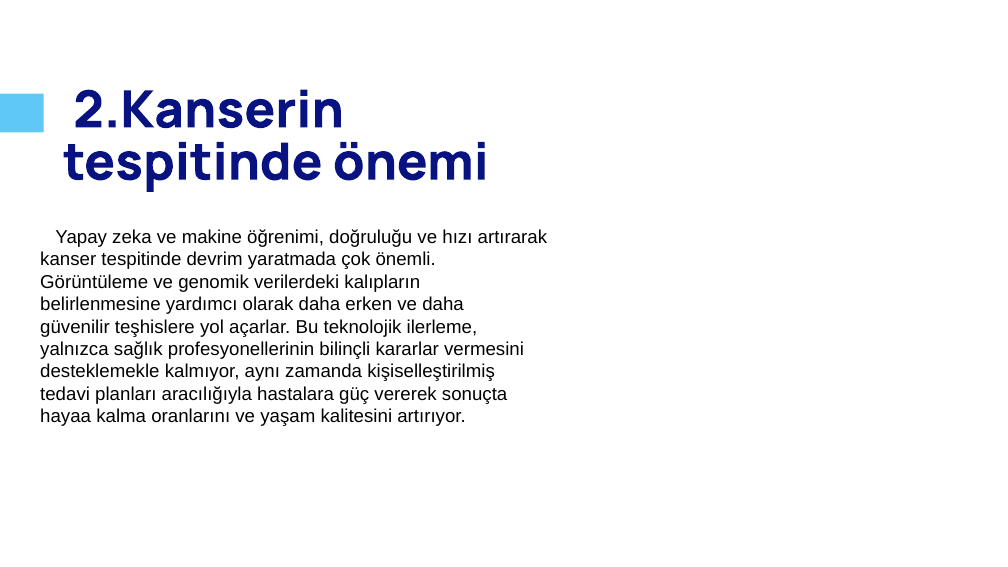
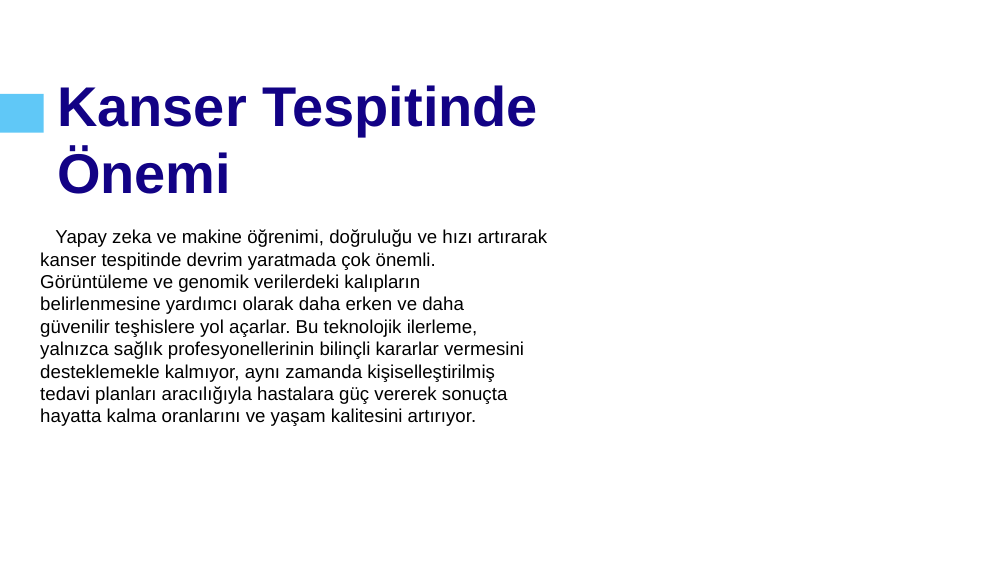
Before and after one commit to kadiryildiz283/Sigmoid-function-for-prediction-cancer, a slide deck: slide 3 of ai-and-machine-learning-in-cancer-detection.pptx. Drawn at 1008x567 pixels with LibreOffice and Linux fonts; fonts in the diff are those of the drawing; background and template pictures are left out. Boxes give left, top, right and bottom in pixels: in the first picture for what was removed or moved away, otherwise in the second. Text is boxed around its words. In the diff, an @@ line names an element or a change of style, - is before the commit and + after.

```diff
--- a/ai-and-machine-learning-in-cancer-detection.pptx
+++ b/ai-and-machine-learning-in-cancer-detection.pptx
@@ text added at box(57, 85, 538, 194), 60 pt, text #120285, bold @@
+Kanser Tespitinde Önemi
@@ freeform shape removed at box(64, 90, 485, 192) @@
@@ text at box(40, 408, 476, 426): text changed @@
-hayaa kalma oranlarını ve yaşam kalitesini artırıyor.
+hayatta kalma oranlarını ve yaşam kalitesini artırıyor.
```
Also in this commit, not shown: 4 other slides changed.
